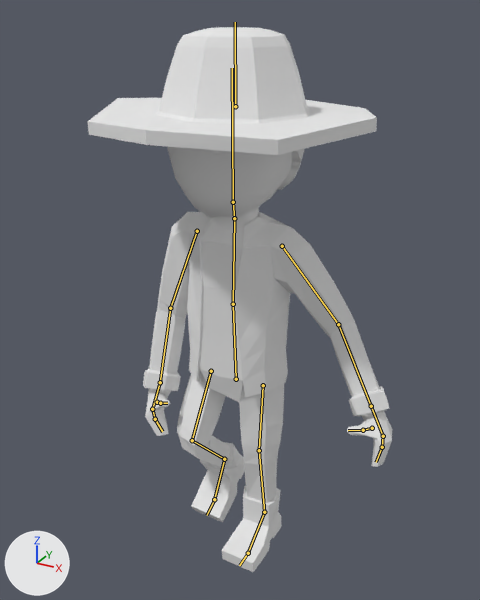
A saved change to the Blender file OutofLight/Assets/Graphics/PlayerCharacter/Dave - Blend/Dave eGEN.blend.
Both versions are drawn from a camera (50 mm lens) standing at (0.833, -1.493, 1.554) and looking at (0.051, -0.071, 0.843). The axes (+X, +Y, +Z) are drawn at lower left. The lights are the same throughout. Both versions are drawn at frame 1 of the action 'Walk'; the numbers are the values there. The bones that bend it are drawn over the model as lines.

Names of what the first picture shows: 'Character'.
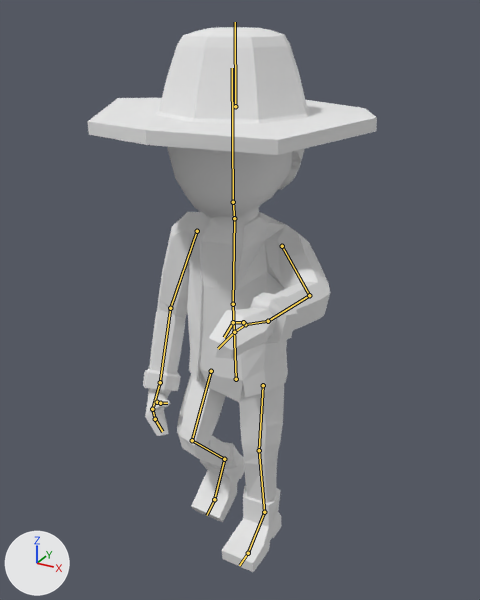
Location of each change, (x1, y1, x2, y2) in pixels of the pictures (480 x 600 px):
'Character', posed: before (87, 27, 392, 572); after (87, 27, 377, 572)
bone 'Upper Arm.L', root to tip: before (282, 246) to (338, 324); after (282, 246) to (309, 295)
bone 'Lower Arm.L', root to tip: before (338, 324) to (371, 406); after (309, 295) to (268, 321)
bone 'Thumb02.L', root to tip: before (363, 430) to (348, 430); after (233, 322) to (224, 337)

The change in detail:
Bone 'Upper Arm.L' (bone_upper_arm_l) turns from (0, 0, 0) to (20, 24, -55) degrees about its own x, y and z.
Bone 'Lower Arm.L' (bone_lower_arm_l) turns from (0, 0, 0) to (17, -1, -20) degrees about its own x, y and z.
Bone 'Thumb02.L' (bone_thumb02_l) turns from (0, 0, 0) to (-91, 0, 60) degrees about its own x, y and z.
